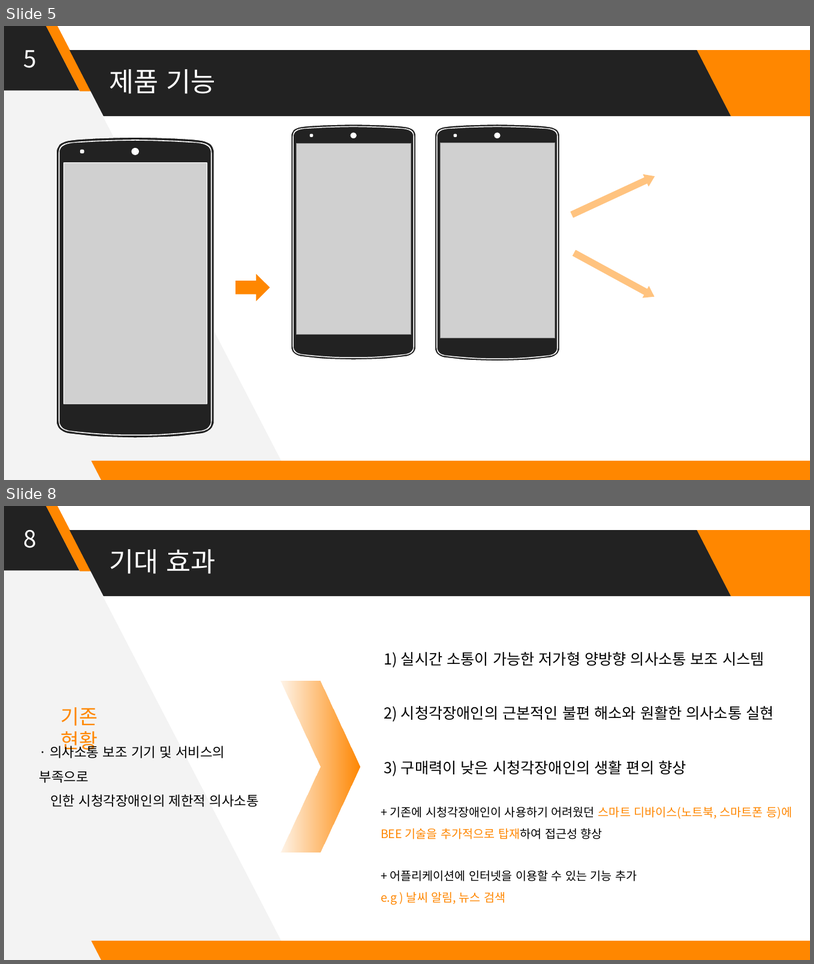
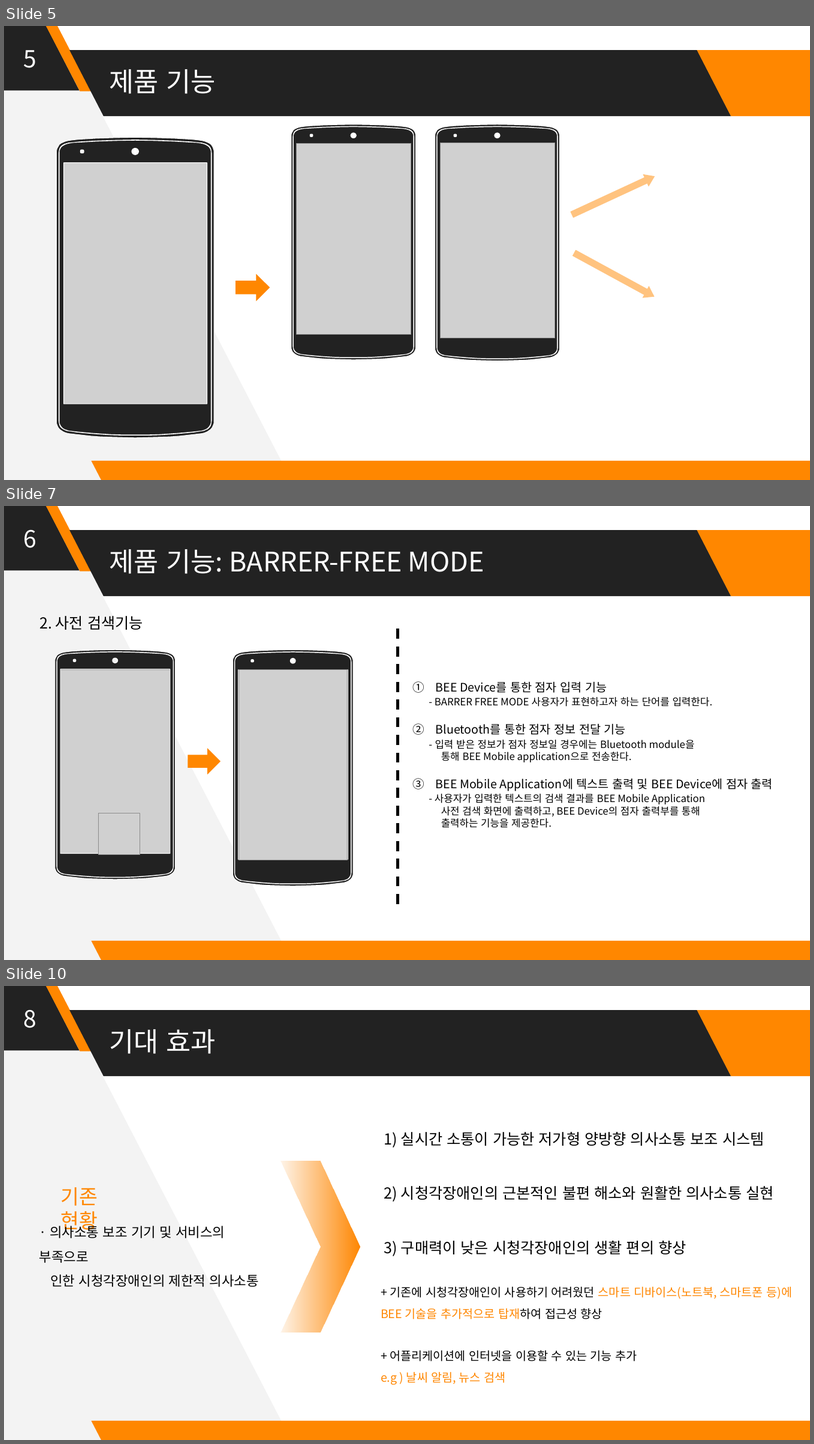
Before and after one commit to Huffon/2019_Capstone_bee, a slide deck: docs/8_Final Presentation Panel.pptx. Shown one above the other, each under a label of ours: slides 5 and 8 before the commit, slides 5, 7 and 10 after it; the slides between them are not shown. The pictures are 814x964 and 814x1444 pixels, drawn with LibreOffice and Linux fonts; fonts in the diff are those of the drawing; grey boxes stand for pictures. Boxes give left, top, right and bottom in pixels: in the first picture for what was removed or moved away, otherwise in the second. Text is boxed around its words. In the diff, an @@ line names an element or a change of style, - is before the commit and + after.

```diff
--- a/docs/8_Final Presentation Panel.pptx
+++ b/docs/8_Final Presentation Panel.pptx
@@ slide 7 added at box(4, 506, 810, 960), background #FFFFFF; not listed: 6 template elements that a slide beside it also shows @@
@@ text added at box(24, 529, 37, 548), 28 pt, text #FFFFFF @@
+6
@@ title added at box(109, 549, 485, 574), 32 pt, text #FFFFFF @@
+제품 기능: BARRER-FREE MODE
@@ text added at box(39, 616, 143, 630), 18 pt, text #000000 @@
+2. 사전 검색기능
@@ line added from (398, 629) to (398, 906), #000000 3 pt dashed @@
@@ picture added at box(239, 669, 348, 860) @@
@@ text added at box(435, 681, 773, 828), 12 pt, text #000000 @@
+1. BEE Device를 통한 점자 입력 기능
+- BARRER FREE MODE 사용자가 표현하고자 하는 단어를 입력한다.
+2. Bluetooth를 통한 점자 정보 전달 기능
+- 입력 받은 정보가 점자 정보일 경우에는 Bluetooth module을
+통해 BEE Mobile application으로 전송한다.
+3. BEE Mobile Application에 텍스트 출력 및 BEE Device에 점자 출력
+- 사용자가 입력한 텍스트의 검색 결과를 BEE Mobile Application
+사전 검색 화면에 출력하고, BEE Device의 점자 출력부를 통해
+출력하는 기능을 제공한다.
@@ group added at box(55, 649, 353, 885): 2 pictures, 2 freeform shapes, 1 right arrow @@
@@ what was slide 8 is now slide 10 @@
```
Also in this commit, not shown: 2 slides changed, 1 other slide added.
